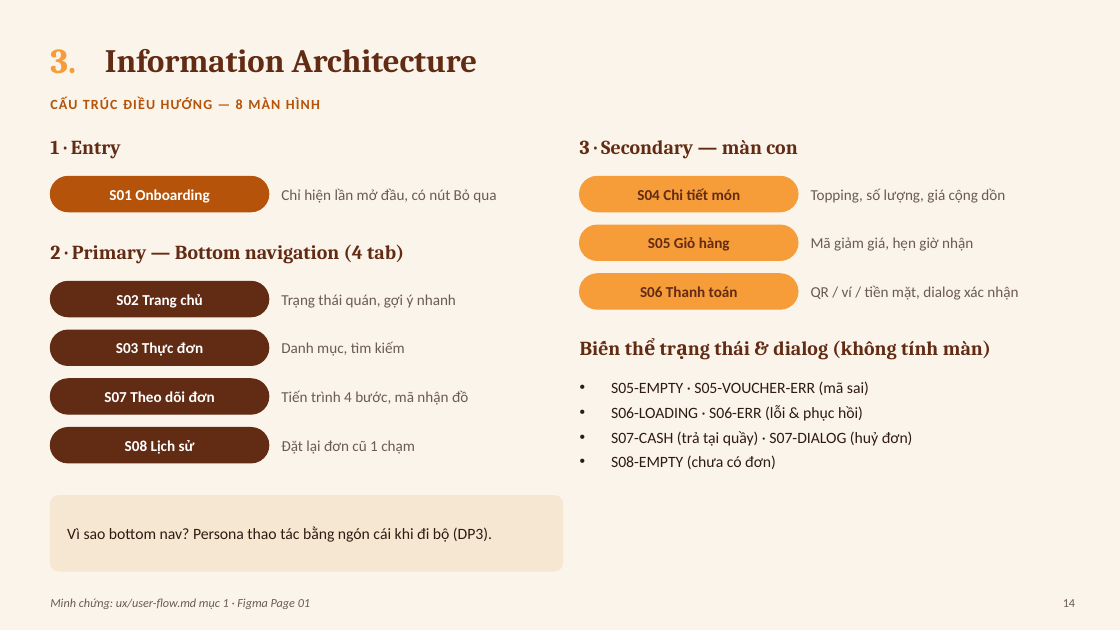
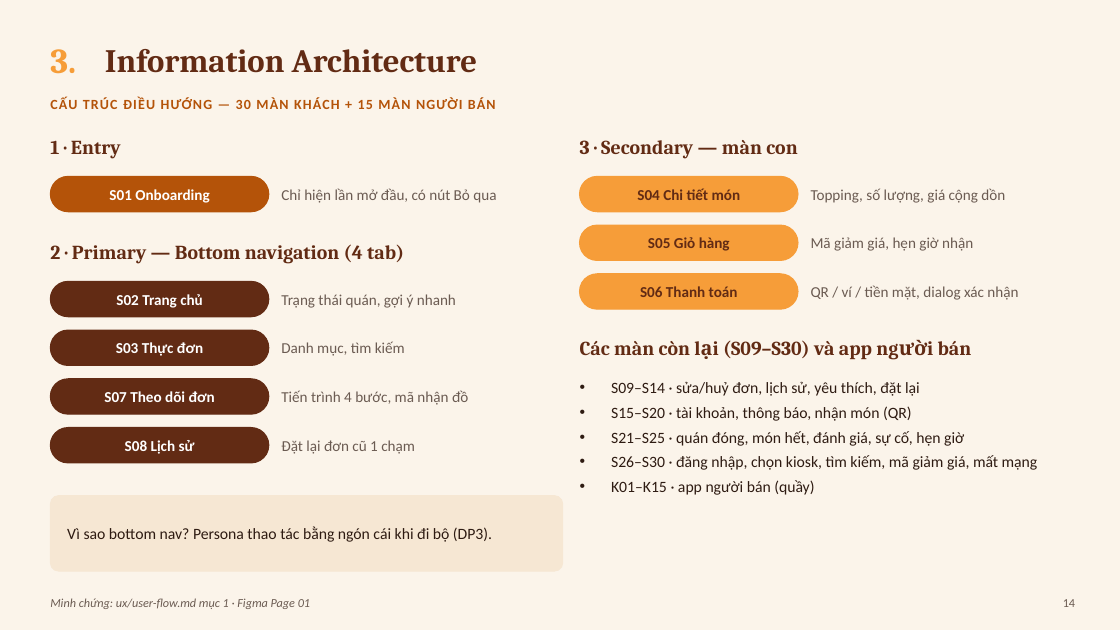
Before and after one commit to baonv0817/PRM323-Lab2-Group2, a slide deck: slide 14 of slides/BreakBite_Lab2_Presentation.pptx. Drawn at 1120x630 pixels with LibreOffice and Linux fonts; fonts in the diff are those of the drawing. Boxes give left, top, right and bottom in pixels: in the first picture for what was removed or moved away, otherwise in the second. Text is boxed around its words. In the diff, an @@ line names an element or a change of style, - is before the commit and + after.

```diff
--- a/slides/BreakBite_Lab2_Presentation.pptx
+++ b/slides/BreakBite_Lab2_Presentation.pptx
@@ text at [50,97,496,109]: text changed @@
-CẤU TRÚC ĐIỀU HƯỚNG — 8 MÀN HÌNH
+CẤU TRÚC ĐIỀU HƯỚNG — 30 MÀN KHÁCH + 15 MÀN NGƯỜI BÁN
@@ text at [580,340,872,495]: text changed @@
-Biến thể trạng thái & dialog (không tính màn)
+Các màn còn lại (S09–S30) và app người bán
@@ text at [611,382,1038,495]: text changed @@
-• S05-EMPTY · S05-VOUCHER-ERR (mã sai)
-• S06-LOADING · S06-ERR (lỗi & phục hồi)
-• S07-CASH (trả tại quầy) · S07-DIALOG (huỷ đơn)
-• S08-EMPTY (chưa có đơn)
+• S09–S14 · sửa/huỷ đơn, lịch sử, yêu thích, đặt lại
+• S15–S20 · tài khoản, thông báo, nhận món (QR)
+• S21–S25 · quán đóng, món hết, đánh giá, sự cố, hẹn giờ
+• S26–S30 · đăng nhập, chọn kiosk, tìm kiếm, mã giảm giá, mất mạng
+• K01–K15 · app người bán (quầy)
```
Also in this commit, not shown: 17 other slides changed, 4 slides added, 17 other files.
